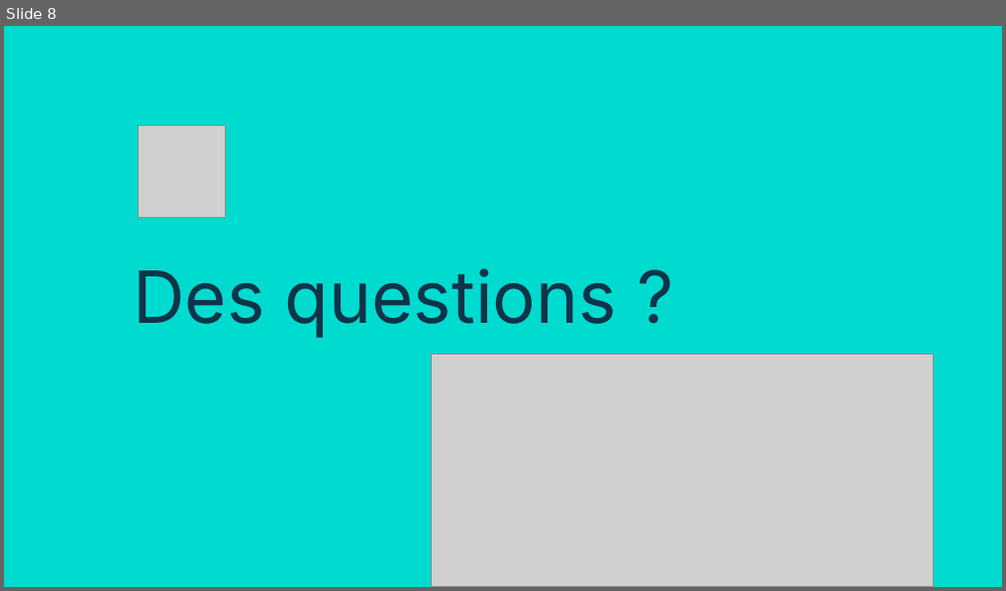
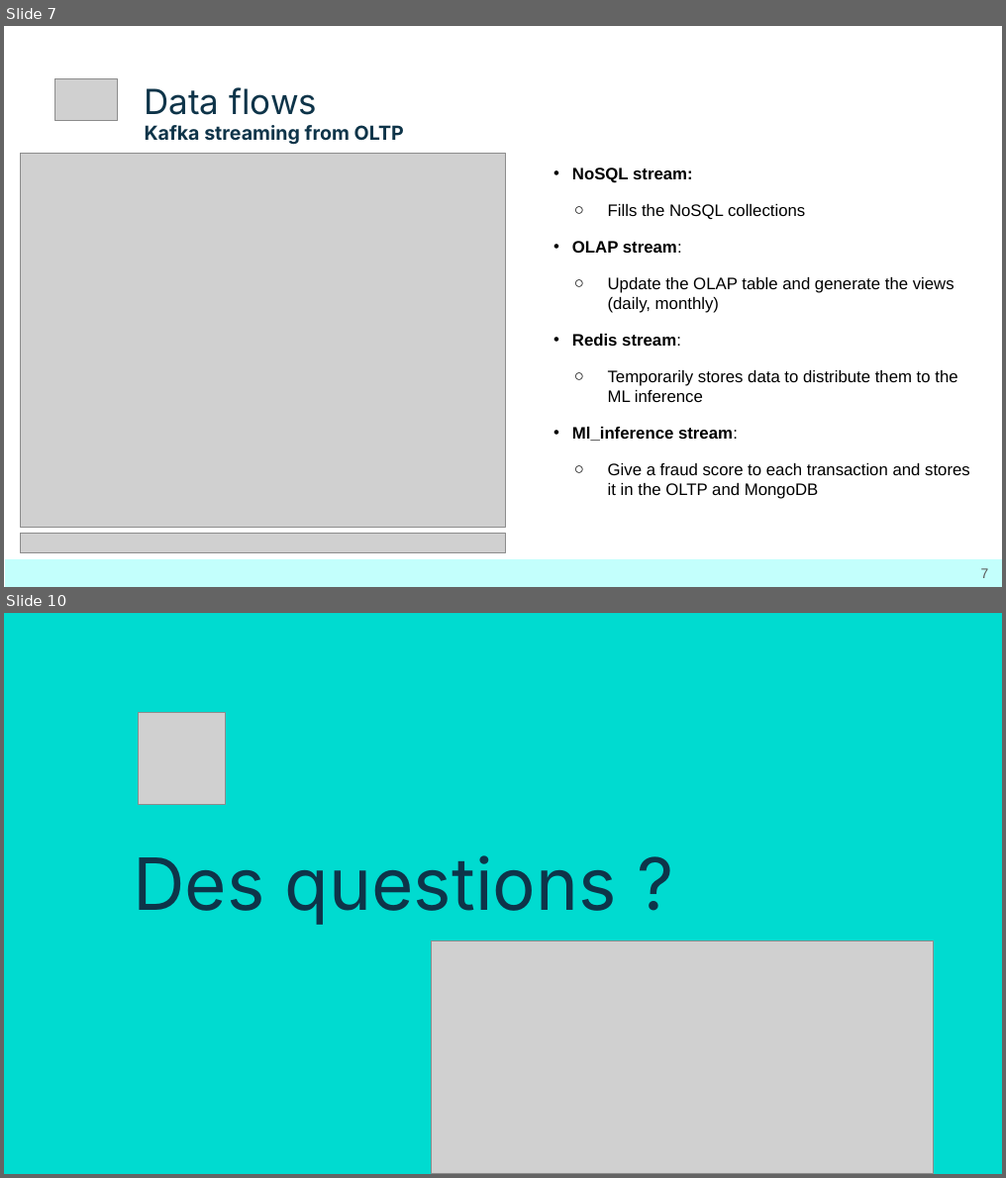
Before and after one commit to Sheikoh/Projet_Stripe, a slide deck: B2_Stripe.pptx. Shown one above the other, each under a label of ours: slide 8 before the commit, slides 7 and 10 after it; the slides between them are not shown. The pictures are 1006x591 and 1006x1178 pixels, drawn with LibreOffice and Linux fonts; fonts in the diff are those of the drawing; grey boxes stand for pictures. Boxes give left, top, right and bottom in pixels: in the first picture for what was removed or moved away, otherwise in the second. Text is boxed around its words. In the diff, an @@ line names an element or a change of style, - is before the commit and + after.

```diff
--- a/B2_Stripe.pptx
+++ b/B2_Stripe.pptx
@@ slide 7 added at (x1=4, y1=26, x2=1002, y2=587), background #FFFFFF @@
@@ picture added at (x1=54, y1=78, x2=118, y2=121) @@
@@ title added at (x1=145, y1=87, x2=317, y2=115), 25 pt, text #0E3449 @@
+Data flows
@@ text added at (x1=145, y1=125, x2=404, y2=145), 14 pt, text #0E3449, bold @@
+Kafka streaming from OLTP
@@ picture added at (x1=20, y1=153, x2=505, y2=527) @@
@@ text added at (x1=572, y1=168, x2=970, y2=499), 12 pt, text #000000 @@
+• NoSQL stream:
+  ○ Fills the NoSQL collections
+• OLAP stream:
+  ○ Update the OLAP table and generate the views (daily, monthly)
+• Redis stream:
+  ○ Temporarily stores data to distribute them to the ML inference
+• Ml_inference stream:
+  ○ Give a fraud score to each transaction and stores it in the OLTP and MongoDB
@@ rectangle added at (x1=5, y1=560, x2=1002, y2=586), fill #C3FFFC @@
@@ picture added at (x1=20, y1=534, x2=505, y2=554) @@
@@ page number added at (x1=981, y1=569, x2=989, y2=578), 10 pt, text #595959 @@
+7
@@ what was slide 8 is now slide 10 @@
```
Also in this commit, not shown: 1 slide changed, 7 other slides added, 6 slides removed, 1 other file.
